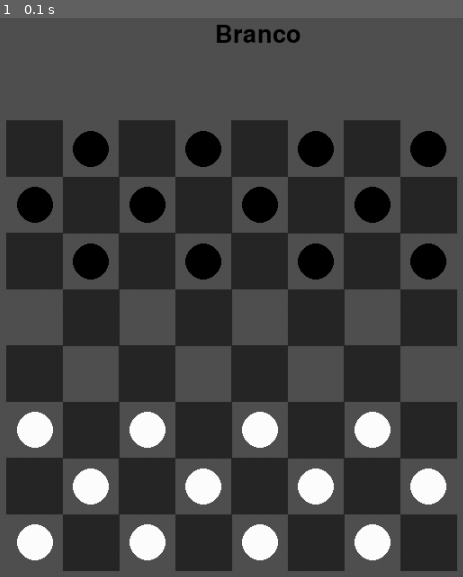
Above: before the commit, frame 1.
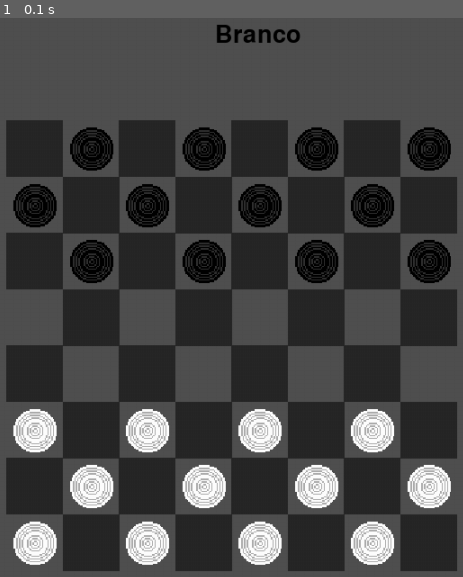
Above: after the commit, the same moment.

Repository: SrLeal42/Damas-Pygame
Game: pygame game, started from Main/Main.py
Two runs of this game, one before a commit and one after it. Both use one fixed random seed, a clock stepped at 60 frames per second and the inputs below.
Inputs:
- Up to frame 1 (0.1 s): no input

The runs differ from the first frame. In frame 1, 8.6% of the frame differs, in the area x 2-98%, y 19-98%.

Commit message:
UPDATE: Sprites das peças e a forma de desenhar as peças

Diff:
--- a/Main/Classes/Pecas.py
+++ b/Main/Classes/Pecas.py
@@ -1,6 +1,8 @@
+import pygame as PG
+from Config import PATH_SPRITE_BRANCA,PATH_SPRITE_PRETA
 
 
-class Peca:
+class Peca(PG.sprite.Sprite): # Herdando a classe Sprite do Pygame
 
     cor = -1 # 0 = Branca 1 = Preto
     tipo = 0
@@ -12,11 +14,25 @@
     y = 0
     start_x = 0
     start_y = 0
-    tamanho = 20
+    # tamanho = 20
+    escala = 1.5
     capturada = False
+    sendo_arrastada = False
 
     def __init__(self,cor:int,linha:int,coluna:int,x=0,y=0,tipo=0):
         self.cor = cor
+        # Inicializa a classe Sprite
+        super().__init__()
+        # image é um atributo da classe Sprite
+        self.image = PG.image.load(PATH_SPRITE_PRETA).convert_alpha() if cor == 1 else PG.image.load(PATH_SPRITE_BRANCA).convert_alpha()
+
+        new_size = int(self.image.get_width() * self.escala)
+
+        self.image = PG.transform.scale(self.image, (new_size, new_size))
+
+        # rect té um atributo da classe Sprite
+        self.rect = self.image.get_rect(center=(x, y))
+
         self.linha = linha
         self.coluna = coluna
         self.x = x
@@ -29,6 +45,8 @@
     def SetCoord(self,x:float, y:float,setStartCoord=False):
         self.x = x
         self.y = y
+
+        self.rect = self.image.get_rect(center=(x, y))
 
         if setStartCoord:
             self.start_x = x
--- a/Main/Classes/Tabuleiro.py
+++ b/Main/Classes/Tabuleiro.py
@@ -86,20 +86,34 @@
 
 
 
+        peca_being_dragged = None
 
         # Desenhado as peças
         for i in range(self.tamanho):
             for j in range(self.tamanho):
 
                 peca = self.tabuleiro[i][j]
-                if peca == None:
+
+                if (peca == None):
                     continue
-                color = WHITE if peca.cor == 0 else BLACK
-
-                if (peca.tipo == 1):
-                    color = GOLDEN_WHITE if color == WHITE else GOLDEN_BLACK
-
-                PG.draw.circle(window,color,(peca.x,peca.y),peca.tamanho)
+
+                if (peca.sendo_arrastada):
+                    peca_being_dragged = peca
+                    continue
+
+                grupo_sprite = PG.sprite.Group(peca)
+                grupo_sprite.draw(window)
+                # color = WHITE if peca.cor == 0 else BLACK
+
+                # if (peca.tipo == 1):
+                #     color = GOLDEN_WHITE if color == WHITE else GOLDEN_BLACK
+
+                # PG.draw.circle(window,color,(peca.x,peca.y),peca.tamanho)
+
+        # Desenhando a peça que esta sendo arrastada por ultimo para deixar ela sobre as outras
+        if(peca_being_dragged != None):
+            grupo_sprite = PG.sprite.Group(peca_being_dragged)
+            grupo_sprite.draw(window)
 
     def ClosePlace(self,x1,y1):
 
--- a/Main/Config.py
+++ b/Main/Config.py
@@ -1,10 +1,16 @@
 LARGURA = 1000
 ALTURA = 800
+
 NUM_PECAS = 12
+
 BLACK = (0,0,0)
 GOLDEN_BLACK = (83,84,46)
 GRAY = (80,80,80)
 DARK_GRAY = (40,40,40)
 WHITE = (255,255,255)
 GOLDEN_WHITE = (174,176,106)
+
 FONTE_PRIN = None
+
+PATH_SPRITE_BRANCA = "Main/Sprites/PECA_BRANCA.png"
+PATH_SPRITE_PRETA = "Main/Sprites/PECA_PRETA.png"
--- a/Main/Main.py
+++ b/Main/Main.py
@@ -35,11 +35,17 @@
     for linha in range(current_game.tabuleiro.tamanho):
         for coluna in range(current_game.tabuleiro.tamanho):
             p = current_game.tabuleiro.tabuleiro[linha][coluna]
+
             if p == None:
                 continue
-            x = p.x - p.tamanho
-            y = p.y - p.tamanho
-            ret = PG.Rect(x, y, p.tamanho*2, p.tamanho*2)
+
+            # x = p.x - p.tamanho
+            # y = p.y - p.tamanho
+
+            # ret = PG.Rect(x, y, p.tamanho*2, p.tamanho*2)
+
+            ret = p.rect
+
             colidiu = ret.collidepoint(mouse_pos)
 
             # PG.draw.rect(window, BLACK, ret)
@@ -53,6 +59,7 @@
 
                 peca_being_dragged = p
                 p.SetCoord(mouse_pos[0],mouse_pos[1])
+                p.sendo_arrastada = True
                 break
 
 
@@ -68,9 +75,8 @@
     response = current_game.tabuleiro.TryChangePecaPlace(peca_being_dragged,current_game)
     last_peca_moved = peca_being_dragged
 
-
+    peca_being_dragged.sendo_arrastada = False
     peca_being_dragged = None
-
 
     if (not response["canMove"]):
         return
@@ -99,6 +105,10 @@
 
     window.blit(text_render, (LARGURA/2 - 50, 10))
 
+
+
+
+
 while(running):
 
     window.fill(GRAY)
Renamed: Main/Sprites/DAMAS_PRETA-1.png.png -> Main/Sprites/PECA_BRANCA.png
Renamed: Main/Sprites/DAMAS_BRANCA.png.png -> Main/Sprites/PECA_PRETA.png
Not shown, added: Main/Sprites/PECA_BRANCA.piskel
Not shown, added: Main/Sprites/PECA_PRETA.piskel
